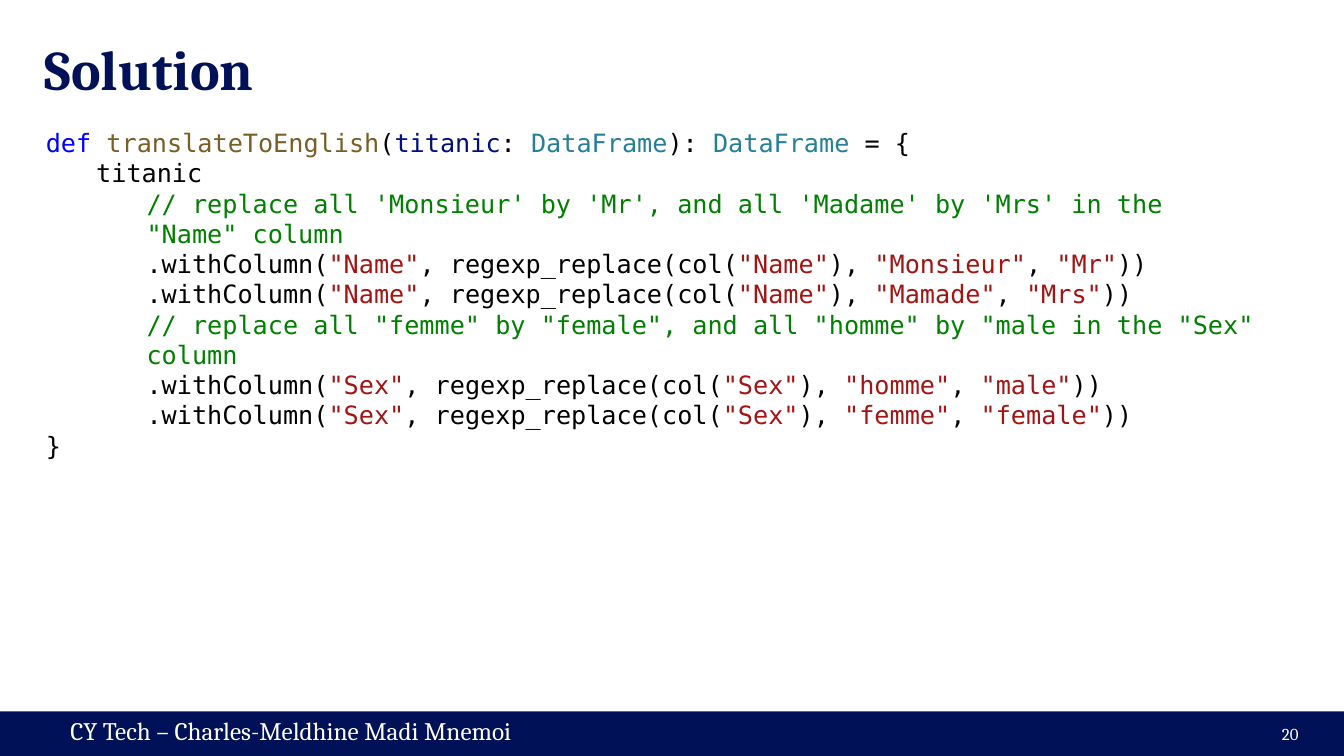
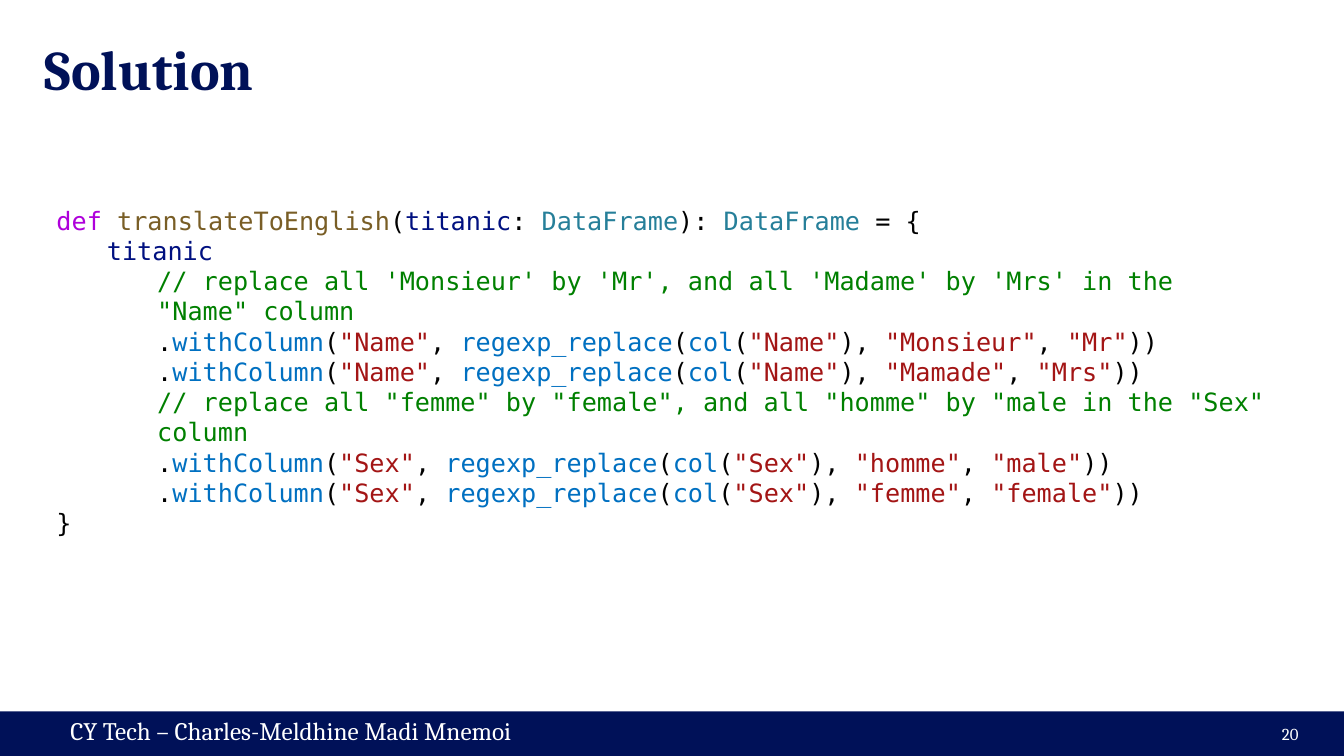
Before and after one commit to cmnemoi/cytech_sparks, a slide deck: slide 20 of presentation.pptx. Drawn at 1344x756 pixels with LibreOffice and Linux fonts; fonts in the diff are those of the drawing. Boxes give left, top, right and bottom in pixels: in the first picture for what was removed or moved away, otherwise in the second. Text is boxed around its words. In the diff, an @@ line names an element or a change of style, - is before the commit and + after.

```diff
--- a/presentation.pptx
+++ b/presentation.pptx
@@ text "def translateToEnglish(titanic: DataFrame): DataFrame = ...": place and size @@
-text "def translateToEnglish(titanic: DataFrame): DataFrame = ..." at box(46, 132, 1254, 430)
+text "def translateToEnglish(titanic: DataFrame): DataFrame = ..." at box(56, 210, 1264, 508)
@@ text at box(56, 210, 1158, 508): text colour #0000FF to #AF00DB in "def"; text colour #000000 to #001080 in "titanic"; text colour #000000 to #0070C1 in ".withColumn("Name", regexp_replace(col("Name"),", ".withColumn("Name", regexp_replace(col("Name"),", ".withColumn("Sex", regexp_replace(col("Sex"),", ".withColumn("Sex", regexp_replace(col("Sex")," @@
```
Also in this commit, not shown: 5 other slides changed, 2 slides added.
